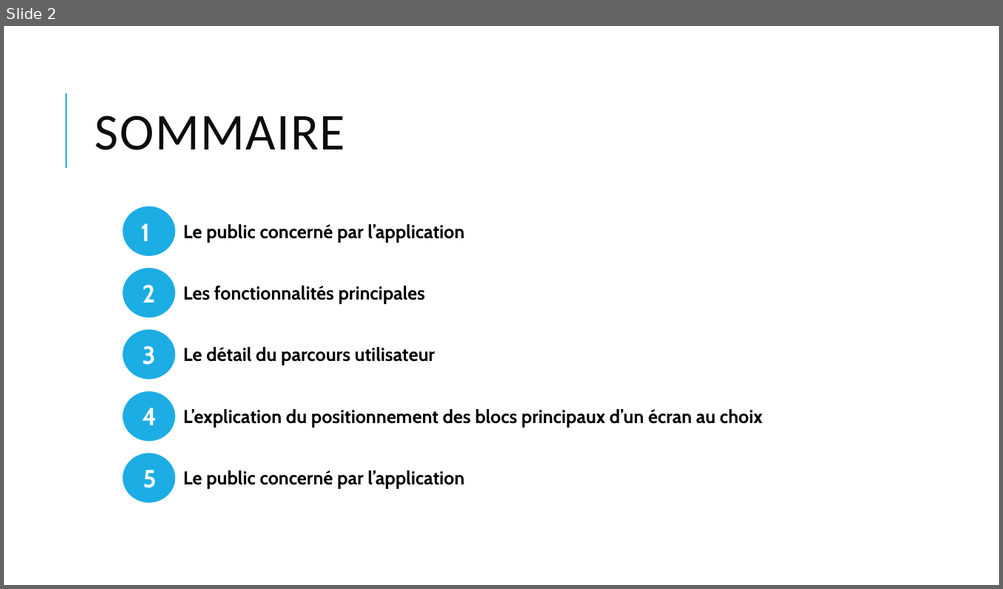
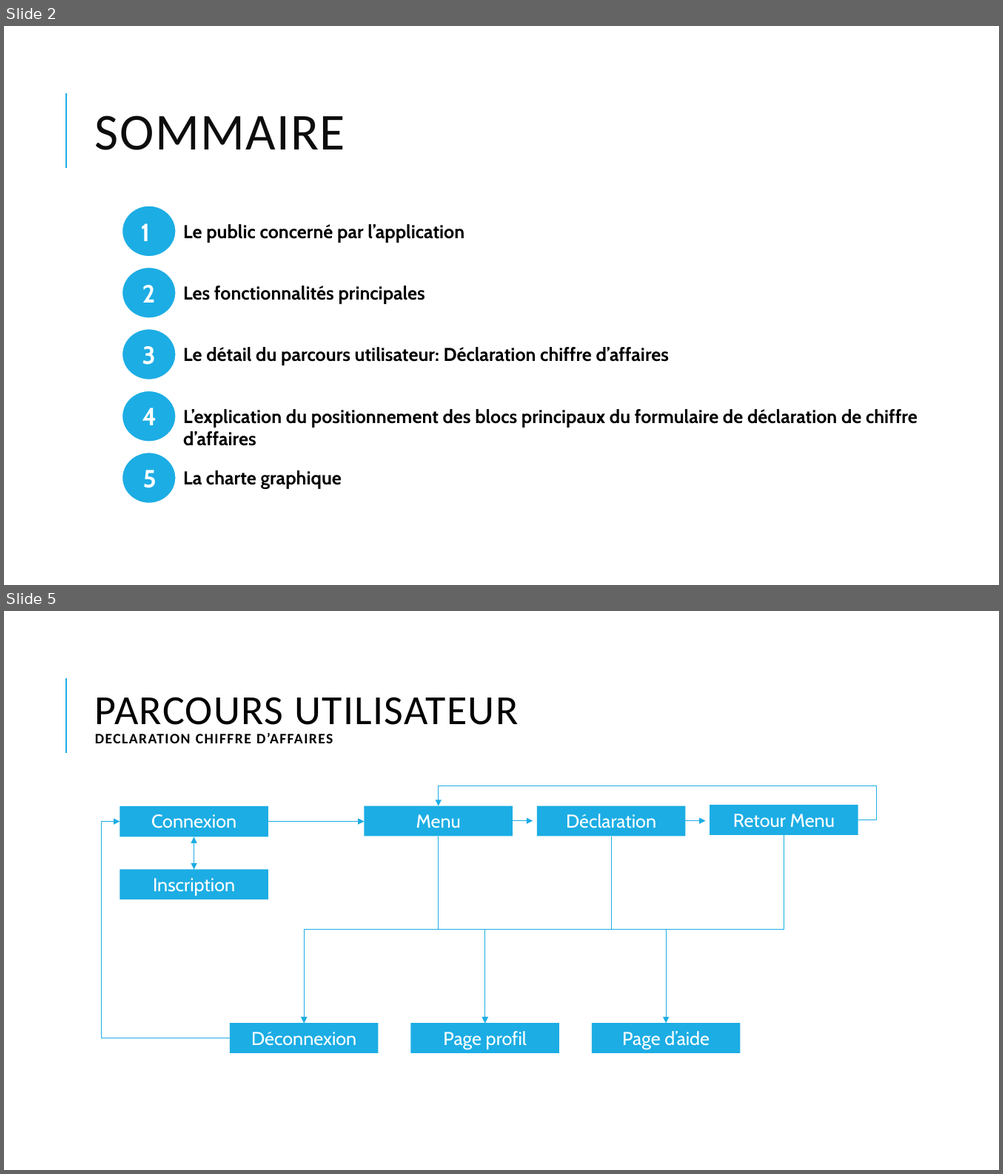
Before and after one commit to AmauryDoux/UrssaffMobile, a slide deck: AmauryDoux-UrssafMobile presentation.pptx. Shown one above the other, each under a label of ours: slide 2 before the commit, slides 2 and 5 after it; the slides between them are not shown. The pictures are 1003x589 and 1003x1174 pixels, drawn with LibreOffice and Linux fonts; fonts in the diff are those of the drawing. Boxes give left, top, right and bottom in pixels: in the first picture for what was removed or moved away, otherwise in the second. Text is boxed around its words. In the diff, an @@ line names an element or a change of style, - is before the commit and + after.

```diff
--- a/AmauryDoux-UrssafMobile presentation.pptx
+++ b/AmauryDoux-UrssafMobile presentation.pptx
@@ slide 5 added at (x1=4, y1=611, x2=999, y2=1170), background #FFFFFF; not listed: 1 template element that a slide beside it also shows @@
@@ title added at (x1=95, y1=697, x2=518, y2=743), 14 pt, text #000000, bold @@
+PARCOURS UTILISATEUR
+DECLARATION CHIFFRE D’AFFAIRES
@@ elbow arrow added from (858, 820) to (438, 806), #1CADE4 0.75 pt @@
@@ rectangle added at (x1=119, y1=806, x2=268, y2=837), fill #1CADE4, 18 pt, text #FFFFFF @@
+Connexion
@@ rectangle added at (x1=364, y1=806, x2=513, y2=836), fill #1CADE4, 18 pt, text #FFFFFF @@
+Menu
@@ rectangle added at (x1=537, y1=806, x2=686, y2=836), fill #1CADE4, 18 pt, text #FFFFFF @@
+Déclaration
@@ rectangle added at (x1=710, y1=805, x2=858, y2=834), fill #1CADE4, 18 pt, text #FFFFFF @@
+Retour Menu
@@ elbow arrow added from (230, 1039) to (119, 821), #1CADE4 0.75 pt @@
@@ arrow added from (268, 821) to (364, 821), #1CADE4 0.75 pt @@
@@ arrow added from (513, 820) to (533, 820), #1CADE4 0.75 pt @@
@@ arrow added from (686, 820) to (706, 820), #1CADE4 0.75 pt @@
@@ double arrow added from (194, 870) to (194, 837), #1CADE4 0.75 pt @@
@@ elbow arrow added from (438, 836) to (304, 1024), #1CADE4 0.75 pt @@
@@ elbow arrow added from (784, 834) to (304, 1024), #1CADE4 0.75 pt @@
@@ elbow arrow added from (438, 836) to (485, 1024), #1CADE4 0.75 pt @@
@@ elbow arrow added from (438, 836) to (666, 1024), #1CADE4 0.75 pt @@
@@ elbow arrow added from (612, 836) to (485, 1024), #1CADE4 0.75 pt @@
@@ rectangle added at (x1=119, y1=870, x2=268, y2=900), fill #1CADE4, 18 pt, text #FFFFFF @@
+Inscription
@@ rectangle added at (x1=230, y1=1024, x2=378, y2=1054), fill #1CADE4, 18 pt, text #FFFFFF @@
+Déconnexion
@@ rectangle added at (x1=410, y1=1024, x2=559, y2=1054), fill #1CADE4, 18 pt, text #FFFFFF @@
+Page profil
@@ rectangle added at (x1=592, y1=1024, x2=740, y2=1054), fill #1CADE4, 18 pt, text #FFFFFF @@
+Page d’aide
@@ slide 2 changed as well @@
@@ text at (x1=183, y1=347, x2=669, y2=366): text changed @@
-Le détail du parcours utilisateur
+Le détail du parcours utilisateur: Déclaration chiffre d’affaires
@@ text at (x1=183, y1=409, x2=917, y2=446): text changed @@
-L’explication du positionnement des blocs principaux d’un écran au choix
+L’explication du positionnement des blocs principaux du formulaire de déclaration de chiffre d’affaires
@@ text at (x1=183, y1=471, x2=341, y2=490): text changed @@
-Le public concerné par l’application
+La charte graphique
```
Also in this commit, not shown: 6 other slides changed, 3 other slides added, 5 slides removed.
